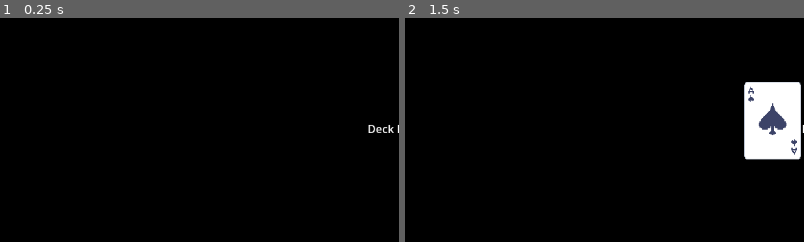
Above: before the commit, frames 1-2 (left to right).
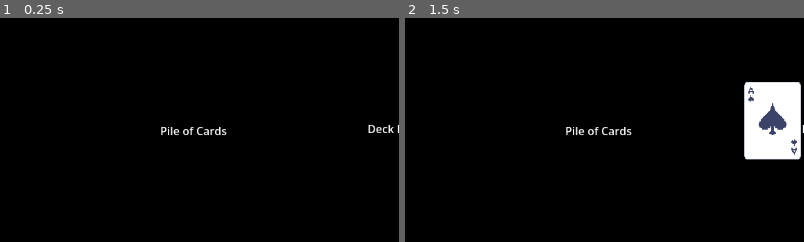
Above: after the commit, the same moments.

Repository: spicywheatbread/art-of-egyptian-war
Game: Godot game, scene res://Assets/Scenes/test.tscn
Two runs of this game, one before a commit and one after it. Both use one fixed random seed, a clock stepped at 60 frames per second and the inputs below.
Inputs (mouse positions are % of the whole screen's width and height, from its top left):
- Up to frame 1 (0.25 s): no input
- Up to frame 2 (1.5 s): tap Enter at 0.5 s; move the mouse to (72, 45) at 0.52 s; click (72, 45) at 0.67 s; click "Reset Deck" at 1.25 s
The pictures show only the part of the screen within x 0-50%, y 26-76%; the shares and areas given below are measured in that part.

The runs differ from the first frame. In frame 1, 0.3% of the frame differs, in the area x 40-57%, y 48-53%; in frame 2, 0.3%.

Commit message:
Creating pile scene

Diff:
--- a/Assets/Scenes/card.tscn
+++ b/Assets/Scenes/card.tscn
@@ -4,17 +4,18 @@
 [ext_resource type="Script" uid="uid://dmsetux0gpc30" path="res://Assets/Scripts/card.gd" id="1_rjlel"]
 
 [sub_resource type="RectangleShape2D" id="RectangleShape2D_rjlel"]
-size = Vector2(859, 1138)
+size = Vector2(85, 114)
 
 [node name="Card" type="Area2D" unique_id=1788740857]
 script = ExtResource("1_rjlel")
 metadata/_edit_group_ = true
 
 [node name="Sprite2D" type="Sprite2D" parent="." unique_id=2138459228]
+scale = Vector2(0.1, 0.1)
 texture = ExtResource("1_kikvd")
 
 [node name="CollisionShape2D" type="CollisionShape2D" parent="." unique_id=434258588]
-position = Vector2(-0.5, 1)
+position = Vector2(-0.5, -1)
 shape = SubResource("RectangleShape2D_rjlel")
 
 [connection signal="input_event" from="." to="." method="_on_input_event"]
--- /dev/null
+++ b/Assets/Scenes/pile.gd
@@ -0,0 +1,24 @@
+extends Node2D
+
+var card_tscn : PackedScene = preload("res://Assets/Scenes/card.tscn")
+var cards = []
+
+func get_top_card():
+	return cards.front()
+
+# Called when the node enters the scene tree for the first time.
+func _ready() -> void:
+	var new_card = card_tscn.instantiate()
+	new_card.setup(0, "NotRealSuits")
+	cards.append(new_card)
+
+
+# Called every frame. 'delta' is the elapsed time since the previous frame.
+func _process(delta: float) -> void:
+	pass
+
+
+func _on_area_2d_input_event(viewport: Node, event: InputEvent, shape_idx: int) -> void:
+	if event is InputEventMouseButton:
+		if event.button_index == MouseButton.MOUSE_BUTTON_LEFT and event.pressed:
+			print(get_top_card().card_name)
--- /dev/null
+++ b/Assets/Scenes/pile.tscn
@@ -0,0 +1,31 @@
+[gd_scene format=3 uid="uid://rg70vbowntkn"]
+
+[ext_resource type="Script" uid="uid://roke7kdnvqpo" path="res://Assets/Scenes/pile.gd" id="1_rxvhy"]
+[ext_resource type="PackedScene" uid="uid://bixoatsoqg66h" path="res://Assets/Scenes/card.tscn" id="2_avjei"]
+
+[sub_resource type="RectangleShape2D" id="RectangleShape2D_yga71"]
+size = Vector2(84, 112)
+
+[node name="Pile" type="Node2D" unique_id=1284586332]
+z_index = 10
+script = ExtResource("1_rxvhy")
+metadata/_edit_group_ = true
+
+[node name="Area2D" type="Area2D" parent="." unique_id=484140159]
+
+[node name="CollisionShape2D" type="CollisionShape2D" parent="Area2D" unique_id=1145284744]
+position = Vector2(-5, -3)
+shape = SubResource("RectangleShape2D_yga71")
+
+[node name="Card" parent="." unique_id=1788740857 instance=ExtResource("2_avjei")]
+visible = false
+position = Vector2(-4.5, -1.5)
+
+[node name="Label" type="Label" parent="." unique_id=1458556156]
+offset_left = -47.155
+offset_top = -13.16
+offset_right = 48.845
+offset_bottom = 9.84
+text = "Pile of Cards"
+
+[connection signal="input_event" from="Area2D" to="." method="_on_area_2d_input_event"]
--- a/Assets/Scenes/test.tscn
+++ b/Assets/Scenes/test.tscn
@@ -2,6 +2,7 @@
 
 [ext_resource type="Script" uid="uid://csrdqhnq7qehm" path="res://Assets/Scripts/test_scene.gd" id="1_3fuio"]
 [ext_resource type="PackedScene" uid="uid://bixoatsoqg66h" path="res://Assets/Scenes/card.tscn" id="1_37kl0"]
+[ext_resource type="PackedScene" uid="uid://rg70vbowntkn" path="res://Assets/Scenes/pile.tscn" id="3_u224g"]
 
 [sub_resource type="Gradient" id="Gradient_4ejv0"]
 
@@ -45,4 +46,7 @@
 offset_bottom = 23.0
 text = "Random Position"
 
+[node name="Pile" parent="." unique_id=1284586332 instance=ExtResource("3_u224g")]
+position = Vector2(278, 333)
+
 [connection signal="pressed" from="Reset Button" to="." method="_on_button_pressed"]
--- a/Assets/Scripts/test_scene.gd
+++ b/Assets/Scripts/test_scene.gd
@@ -12,7 +12,6 @@
 		for rank in range(1, 14):
 			var new_card = card_tscn.instantiate()
 			new_card.setup(rank, suit)
-			new_card.scale = Vector2(0.1, 0.1)
 			cards.append(new_card)
 			add_child(new_card)
 
Not shown, added: Assets/Scenes/pile.gd.uid
